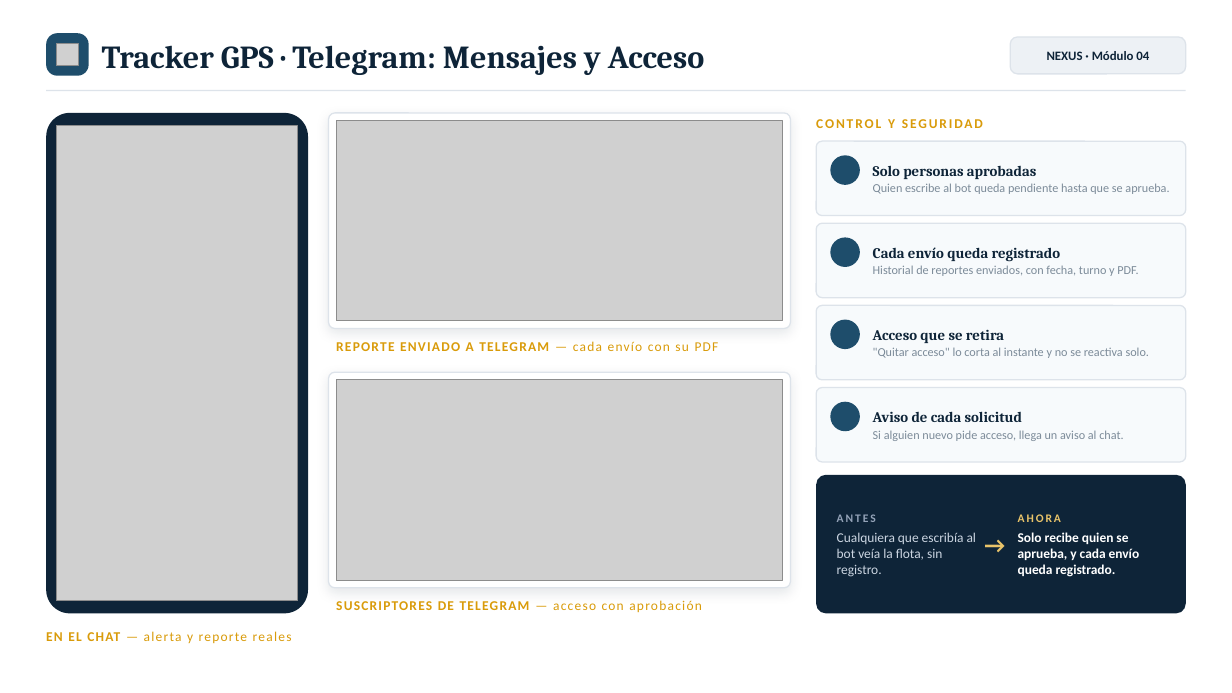
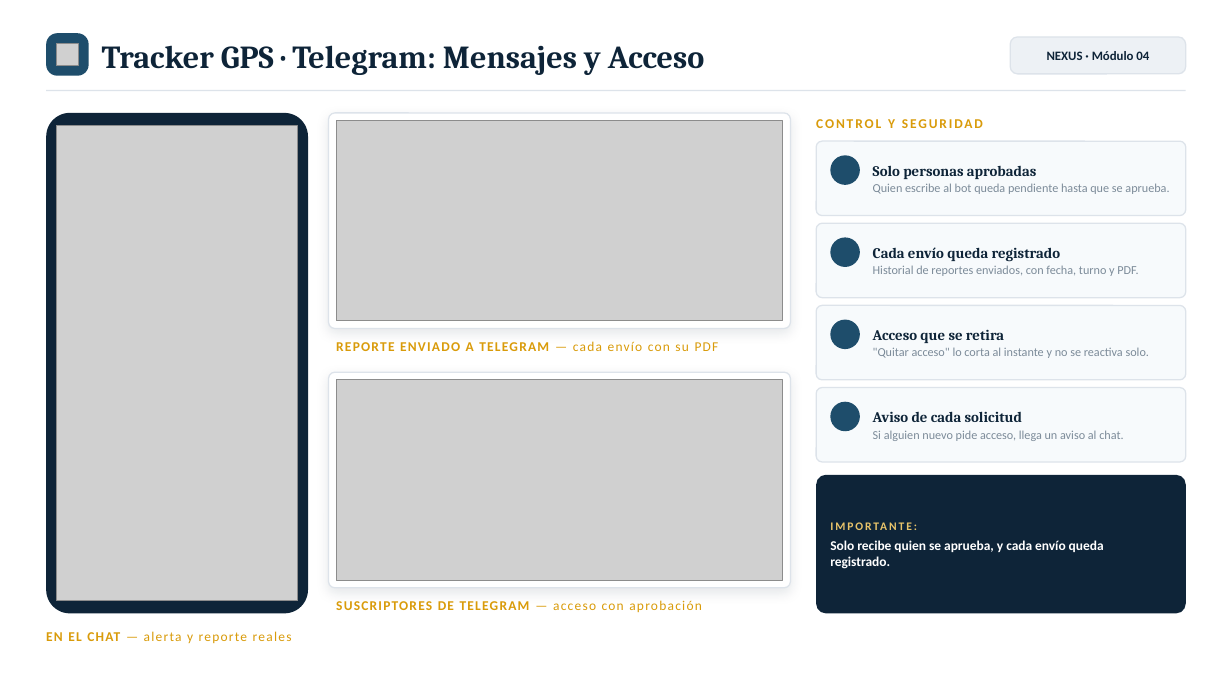
Before and after one commit to MIGUELLUCHO1111/LUCHOO, a slide deck: slide 17 of informes/Proyectos_TI_Tracker.pptx. Drawn at 1232x693 pixels with LibreOffice and Linux fonts; fonts in the diff are those of the drawing; grey boxes stand for pictures; background and template pictures are left out. Boxes give left, top, right and bottom in pixels: in the first picture for what was removed or moved away, otherwise in the second. Text is boxed around its words. In the diff, an @@ line names an element or a change of style, - is before the commit and + after.

```diff
--- a/informes/Proyectos_TI_Tracker.pptx
+++ b/informes/Proyectos_TI_Tracker.pptx
@@ text "IMPORTANTE:": place and size @@
-text "IMPORTANTE:" at [1018, 514, 1140, 577]
+text "IMPORTANTE:" at [830, 540, 1104, 569]
@@ text removed at [984, 489, 1006, 599] @@
-→
@@ text removed at [837, 514, 976, 577] @@
-ANTES
-Cualquiera que escribía al bot veía la flota, sin registro.
@@ text at [1018, 514, 1061, 522]: text changed @@
-AHORA
+IMPORTANTE:
```
Also in this commit, not shown: 2 other slides changed.
